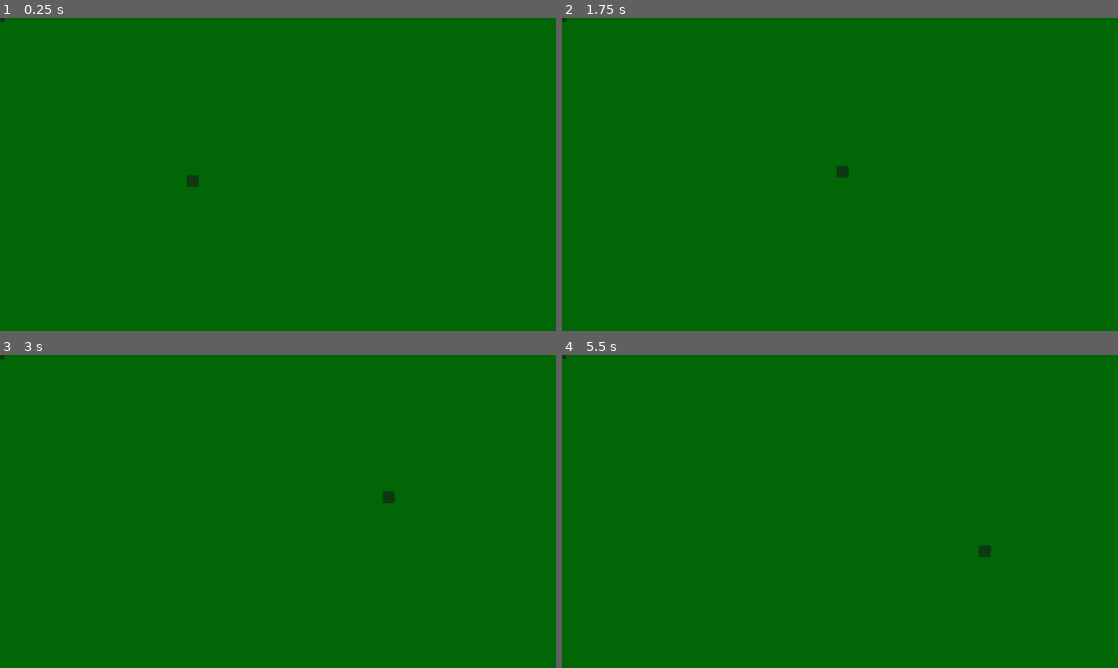
Above: before the commit, frames 1-4 (two rows, left to right).
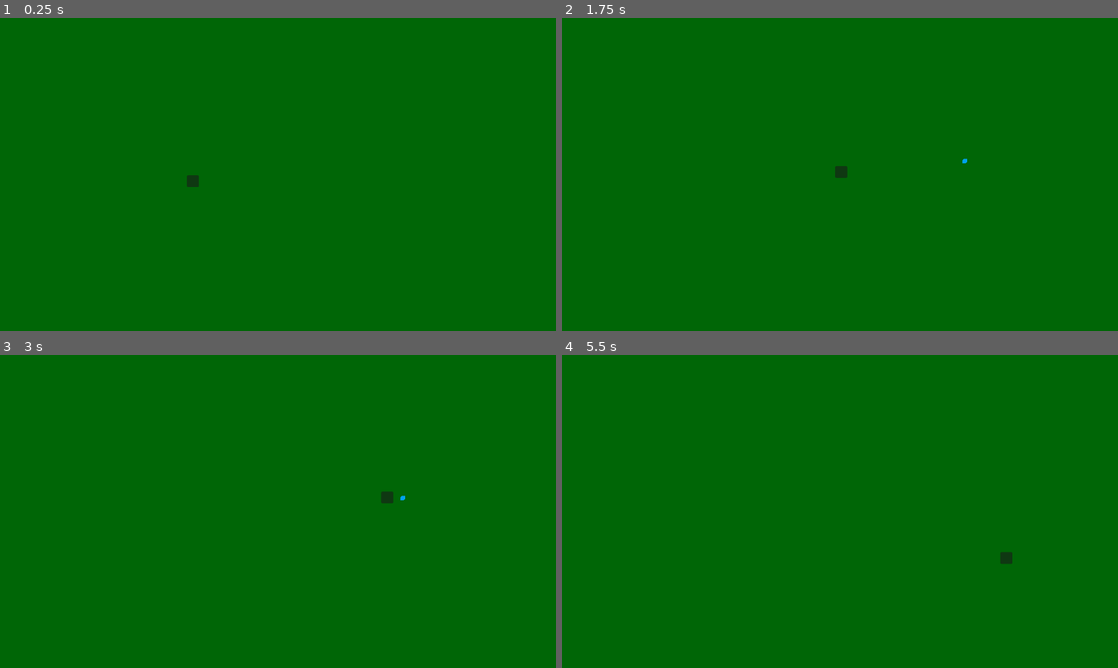
Above: after the commit, the same moments.

Repository: BuggyOffmoz/Pilot_test
Game: Godot game, scene res://Scenes/World/Test_world/TestSecene.tscn
Same seed, same stepped clock (60 frames per second), same inputs: the game is played once before the commit and once after it. The project has no main scene, so this scene is started directly.
Inputs (mouse positions are in pixels of both pictures, inside the frame that each line leads up to):
- Up to frame 1 (0.25 s): no input
- Up to frame 2 (1.75 s): tap Enter at 0.5 s; move the mouse to (962, 158) at 0.52 s; click (962, 158) at 0.67 s; tap Space at 1.25 s; move the mouse to (728, 190) at 1.27 s; click (728, 190) at 1.42 s
- Up to frame 3 (3 s): move the mouse to (333, 442) at 2.02 s; click (333, 442) at 2.17 s; tap Enter at 2.75 s; move the mouse to (250, 574) at 2.77 s; click (250, 574) at 2.92 s
- Up to frame 4 (5.5 s): tap Space at 3.5, 5 s; move the mouse to (1006, 558) at 3.52 s; click (1006, 558) at 3.67 s; tap Enter at 4.25 s; move the mouse to (673, 464) at 4.27 s; click (673, 464) at 4.42 s; move the mouse to (867, 511) at 5.02 s; click (867, 511) at 5.17 s

The runs differ from the first frame. In frame 1, less than 0.1% of the frame differs, in the area x 0-1%, y 0-2%; in frame 2, less than 0.1%; in frame 3, less than 0.1%; in frame 4, 0.2%, in the area x 0-81%, y 0-67%.

Commit message:
Refactorize

Diff:
--- a/Scenes/Draw_Line/Draw_Line.tscn
+++ b/Scenes/Draw_Line/Draw_Line.tscn
@@ -1,6 +1,12 @@
-[gd_scene load_steps=2 format=3 uid="uid://yhl7mn2xhpiu"]
+[gd_scene load_steps=3 format=3 uid="uid://yhl7mn2xhpiu"]
 
 [ext_resource type="Script" path="res://Scenes/Draw_Line/Draw_LineSCRIPT.gd" id="1_4bhf6"]
+
+[sub_resource type="StyleBoxFlat" id="StyleBoxFlat_illmh"]
+bg_color = Color(0, 0.639216, 0.933333, 1)
+corner_radius_top_left = 5
+corner_radius_bottom_right = 5
+anti_aliasing_size = 0.5
 
 [node name="Draw_Line" type="Node2D"]
 script = ExtResource("1_4bhf6")
@@ -10,6 +16,8 @@
 default_color = Color(1, 0, 0, 1)
 
 [node name="Panel" type="Panel" parent="."]
+visible = false
 offset_right = 11.0
 offset_bottom = 10.0
 pivot_offset = Vector2(5, 5)
+theme_override_styles/panel = SubResource("StyleBoxFlat_illmh")
--- a/Scenes/Draw_Line/Draw_LineSCRIPT.gd
+++ b/Scenes/Draw_Line/Draw_LineSCRIPT.gd
@@ -67,14 +67,10 @@
 	var last_point_position = points_of_directions_array.size() - 1
 	var mouse_position = get_global_mouse_position()
 	if points_of_directions_array.is_empty():
-		points_of_directions_array.insert(0,get_global_mouse_position())
+		points_of_directions_array.insert(0,mouse_position)
 		asign_first_point_line()
 	else:
 		distance = points_of_directions_array[last_point_position] - mouse_position
-#		distanceX = points_of_directions_array[last_point_position].x - mouse_position.x
-#		distanceX = abs(distanceX)
-#		distanceY = points_of_directions_array[last_point_position].y - mouse_position.y
-#		distanceY = abs(distanceY)
 		verify_amount_of_points()
 		verify_distance()
 
@@ -86,42 +82,14 @@
 	else:
 		pass
 
+
 func verify_distance():
-	distance = fix_distance(distance)
-#	var mouse_velocity_fixed = fix_distance(Input.get_last_mouse_velocity())
-
-
-#	if mouse_velocity_fixed.x >= 500 and limit == false:
-#		create_new_point(last_correct_mouse_position)
-#	elif mouse_velocity_fixed.x < 500 and limit == false:
-#		last_correct_mouse_position = get_global_mouse_position()
-
-
-#	if mouse_velocity_fixed.y >= 500 and limit == false:
-#		create_new_point(last_correct_mouse_position)
-#	elif mouse_velocity_fixed.y < 500 and limit == false:
-#		last_correct_mouse_position = get_global_mouse_position()
+	distance = Tool.return_positive_vector(distance)
 
 	if distance.x >= 15 and limit == false:
 		create_new_point()
 	elif distance.y >= 15 and limit == false:
 		create_new_point()
-
-
-func fix_distance(aux_vector: Vector2):
-	var fixed_distance: Vector2
-	fixed_distance = aux_vector
-	if aux_vector.x < 0:
-		fixed_distance.x *= -1
-	else:
-		pass
-
-	if aux_vector.y < 0:
-		fixed_distance.y *= -1
-	else:
-		pass
-
-	return(fixed_distance)
 
 
 func create_new_point():
@@ -147,20 +115,26 @@
 	for x in points_of_directions_array:
 		var new_point = $Panel.duplicate()
 		new_point.global_position = x
+		new_point.visible = true
+		new_point.add_to_group("extra_points")
 		self.add_child(new_point)
 
 
 func share_position_array():
 	if finish_draw == true and is_draw == false:
-		#show_points()
-		#pass
+
+		# Dejar esta func ref si quieres ver todos los puntos de la linea-
+		show_points()
+
 		dog_player_reference.set_direction_points_array(points_of_directions_array)
-		#points_of_directions_array.clear()
-		#clear_line()
 
 
 func clear():
 	points_of_directions_array.clear()
+	var eliminated_array: Array[Node]
+	eliminated_array = get_tree().get_nodes_in_group("extra_points")
+	for x in eliminated_array:
+		x.queue_free()
 	$Line.clear_points()
 	limit = false
 
--- a/Scenes/Player/BasicDogSCRIPT.gd
+++ b/Scenes/Player/BasicDogSCRIPT.gd
@@ -10,12 +10,12 @@
 
 # BOOLEANS----------------------------------------------------------------------
 var in_movement = false
-var next_point_distance = false
+var low_distance_to_next_point = false
 var to_last_point = false
-var aux_int = 0
+
 # INTEGERS ---------------------------------------------------------------------
 var speed = 200
-
+var actual_steep_point = 0
 
 # ARRAYS------------------------------------------------------------------------
 var points_of_directions: Array
@@ -31,67 +31,91 @@
 # FUNCTIONS---------------------------------------------------------------------
 
 func _process(delta):
+	# Verifico el movimiento de forma continua (Cambiar si es necesario).
 	move()
 
 
 func start_line_path():
+	# Inicio el movimiento del perro.
 	in_movement = true
+
+	# Notifico que no sea posible dibujar otra linea ya que el perro esta en
+	# en movimiento.
 	draw_line_reference.its_possible_to_draw = false
-	move()
+
 
 func finalize_line_path():
+	# Finalizo el movimiento del perro siguiendo la linea.
+
+	# Ademas de reiniciar valores importantes para que el perro pueda
+	# iniciar un siguiente movimiento de linea.
 	in_movement = false
-	next_point_distance = false
-	aux_int = 0
+	low_distance_to_next_point = false
+	actual_steep_point = 0
 	draw_line_reference.its_possible_to_draw = true
+
+	# Indico que se puede borrar la linea, ya que finalizo el movimiento.
 	draw_line_reference.clear()
+
 
 func move():
 	if in_movement == true:
-		change_next_position()
+		verify_changes_in_actual_steep()
 
-		if next_point_distance == false:
+		if low_distance_to_next_point == false:
 			velocity = (next_point - self.global_position).normalized() * speed
 			move_and_slide()
-			next_point_distance = verify_distances()
+			verify_distances()
 
 
-func change_next_position():
+func verify_changes_in_actual_steep():
+	# Verifico en que punto del movimiento en linea estoy (actualmente cuando
+	# se dibuja la linea, tiene un limite de 15 pasos, tener en cuenta).
 
-	if aux_int == 0:
-		next_point = points_of_directions[0]
-	elif next_point_distance == true:
-		next_point = points_of_directions[aux_int]
-		next_point_distance = false
+	# Verifico que el siguiente paso no sea mayor que el total que debo hacer.
+	if actual_steep_point > points_of_directions.size() - 1:
+		finalize_line_path()
 
-func verify_distances():
-		var distance: Vector2 = self.global_position - next_point
-		distance = fix_distance(distance)
-		if distance.x <= 2 and distance.y <= 2:
-			aux_int += 1
-			if aux_int >= points_of_directions.size():
-				finalize_line_path()
-				return(false)
-			return(true)
+	if actual_steep_point == 0:
+		# Con esto hago que se inicie el primer paso, haciendo referencia al
+		# primer vector dentro de -points_of_directions-.
+		if points_of_directions.is_empty():
+			pass
 		else:
-			return(false)
+			next_point = points_of_directions[0]
+
+
+	if low_distance_to_next_point == true:
+		# Si se notifica que la distancia actual del perro esta cerca del punto
+		# al que tenia que llegar, indico que se fije el paso a seguir.
+		next_point = points_of_directions[actual_steep_point]
+
+		# Y reestablezco su valor a falso.
+		low_distance_to_next_point = false
 
 
 
-func fix_distance(aux_vector: Vector2):
-	var fixed_distance: Vector2
-	fixed_distance = aux_vector
-	if aux_vector.x < 0:
-		fixed_distance.x *= -1
-	else:
-		pass
+func verify_distances():
+		# Creo la variable que calcula las distancias del perro, al siguiente
+		# punto.
+		var distance: Vector2 = self.global_position - next_point
 
-	if aux_vector.y < 0:
-		fixed_distance.y *= -1
-	else:
-		pass
+		# Arreglo el vetor a positivos.
+		distance = Tool.return_positive_vector(distance)
 
-	return(fixed_distance)
+		# Si la distancia calculada entre el perro y el siguiente punto
+		# es lo suficientemente cercana, se retornara que es el caso
+		if distance.x <= 2 and distance.y <= 2:
+			low_distance_to_next_point = true
+			actual_steep_point += 1
+		else:
+			low_distance_to_next_point = false
+
+
+
+# Setters--
+
+# Funcion llamada desde otro nodo para colocar el array de vectores
 func set_direction_points_array(aux_array_points: Array):
 	points_of_directions = aux_array_points
 	start_line_path()
--- /dev/null
+++ b/Singletons/GeneralTools.gd
@@ -0,0 +1,30 @@
+extends Node
+
+
+
+func return_positive_vector(aux_vector: Vector2):
+	var fixed_distance: Vector2 = aux_vector
+
+	# Verifico si los flotantes son menores que cero.
+
+	# Y si es el caso, los multiplico por menos uno, para dar un resultado
+	# positivo del mismo valor (un efecto espejo).
+
+	# Importante que se calcule cada uno por separado, ya que solo queremos
+	# arreglar los casos donde sean negativos, pero no todo el vector
+	# si no es necesario.
+
+	# Caso de la pos x
+	if aux_vector.x < 0:
+		fixed_distance.x *= -1
+	else:
+		pass
+
+	# Caso de la pos y
+	if aux_vector.y < 0:
+		fixed_distance.y *= -1
+	else:
+		pass
+
+	# A este punto ya estaria arreglado de ser necesario.
+	return(fixed_distance)
--- a/project.godot
+++ b/project.godot
@@ -17,6 +17,7 @@
 [autoload]
 
 Global="*res://Singletons/Global.tscn"
+Tool="*res://Singletons/GeneralTools.gd"
 
 [display]
 
